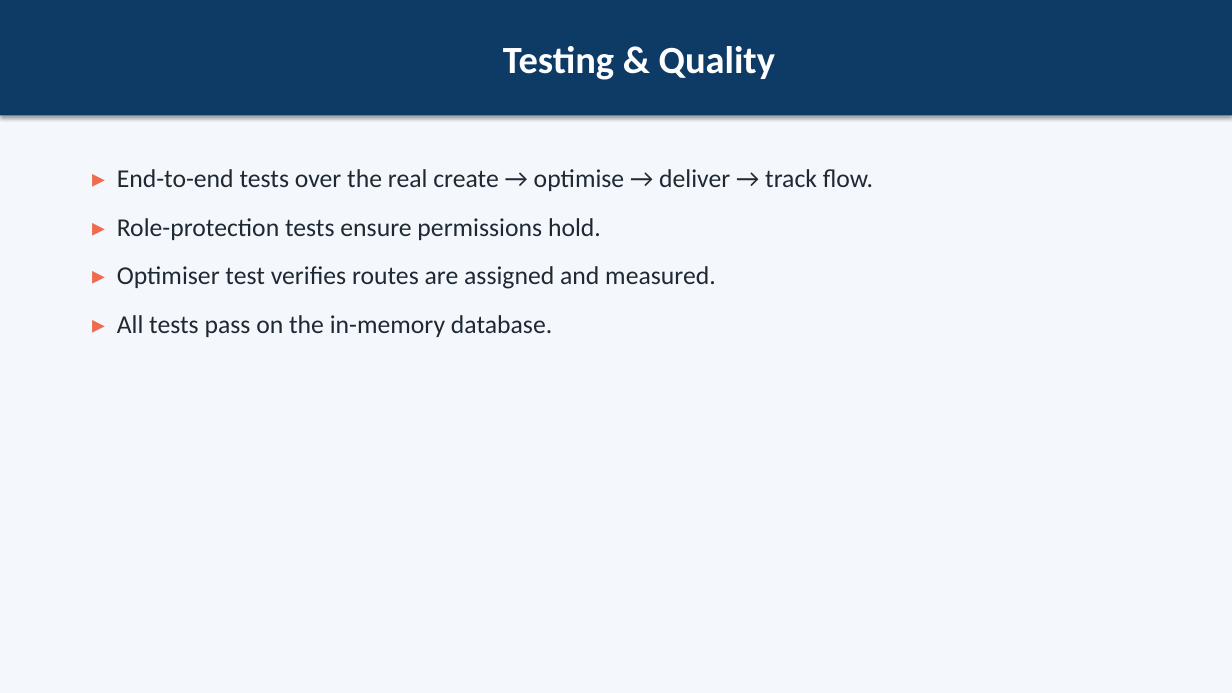
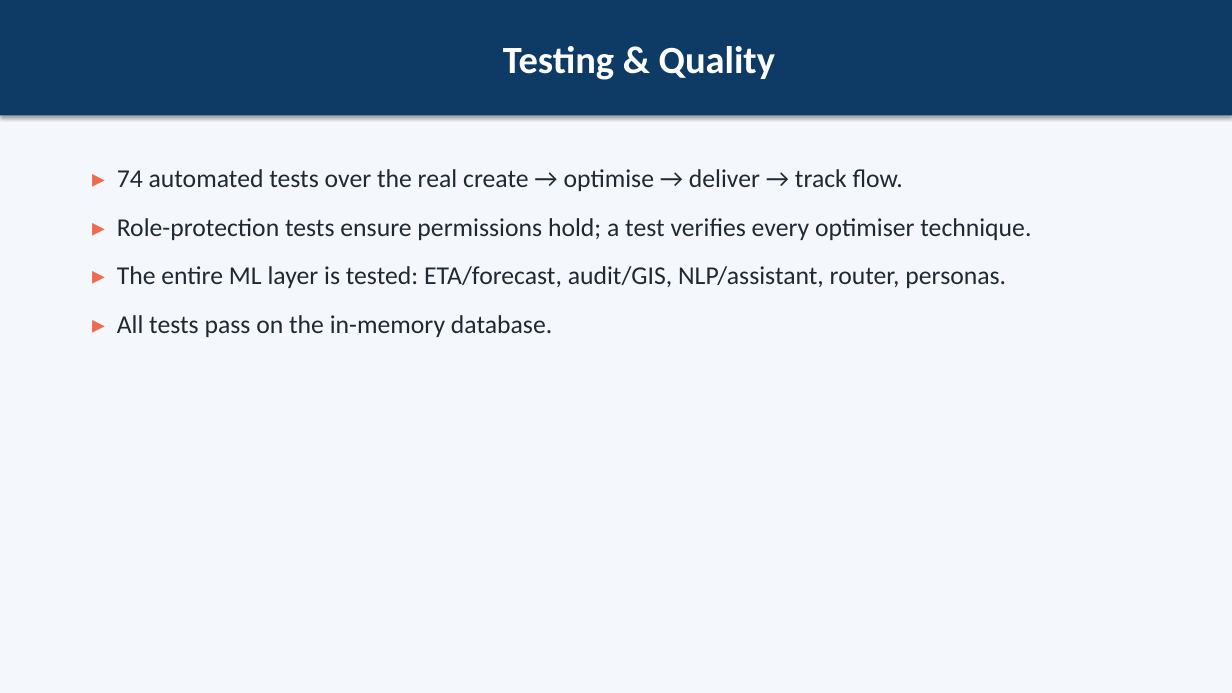
Before and after one commit to MahmoudHozayen1/CairoLogisticsAI, a slide deck: slide 23 of docs/presentation.pptx (slide 16 before the commit). Drawn at 1232x693 pixels with LibreOffice and Linux fonts; fonts in the diff are those of the drawing. Boxes give left, top, right and bottom in pixels: in the first picture for what was removed or moved away, otherwise in the second. Text is boxed around its words. In the diff, an @@ line names an element or a change of style, - is before the commit and + after.

```diff
--- a/docs/presentation.pptx
+++ b/docs/presentation.pptx
@@ text at (117, 169, 1031, 288): text changed @@
-▸ End-to-end tests over the real create → optimise → deliver → track flow.
-▸ Role-protection tests ensure permissions hold.
-▸ Optimiser test verifies routes are assigned and measured.
+▸ 74 automated tests over the real create → optimise → deliver → track flow.
+▸ Role-protection tests ensure permissions hold; a test verifies every optimiser technique.
+▸ The entire ML layer is tested: ETA/forecast, audit/GIS, NLP/assistant, router, personas.
```
Also in this commit, not shown: 3 other slides changed, 7 slides added, 5 other files.
